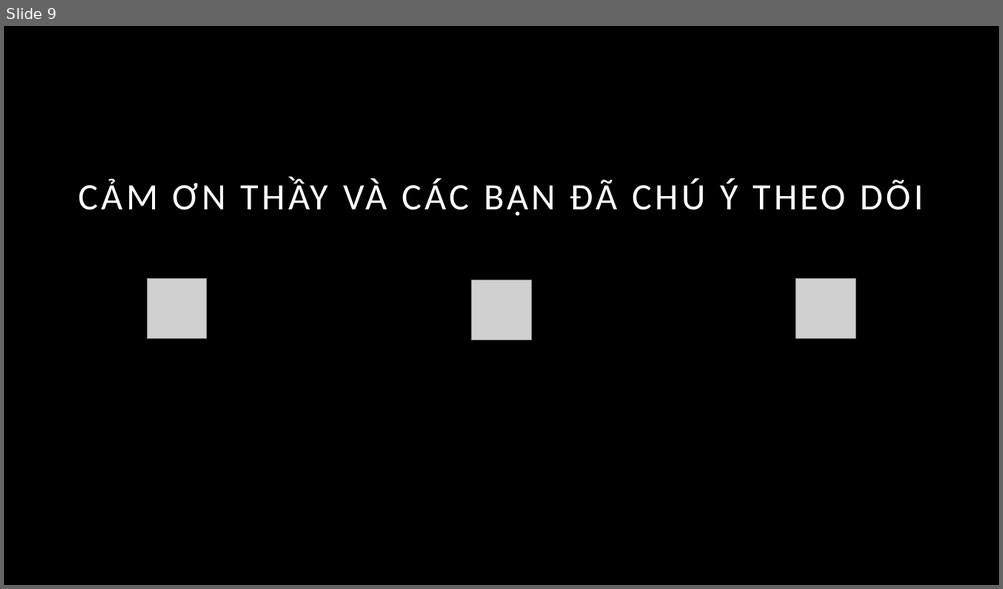
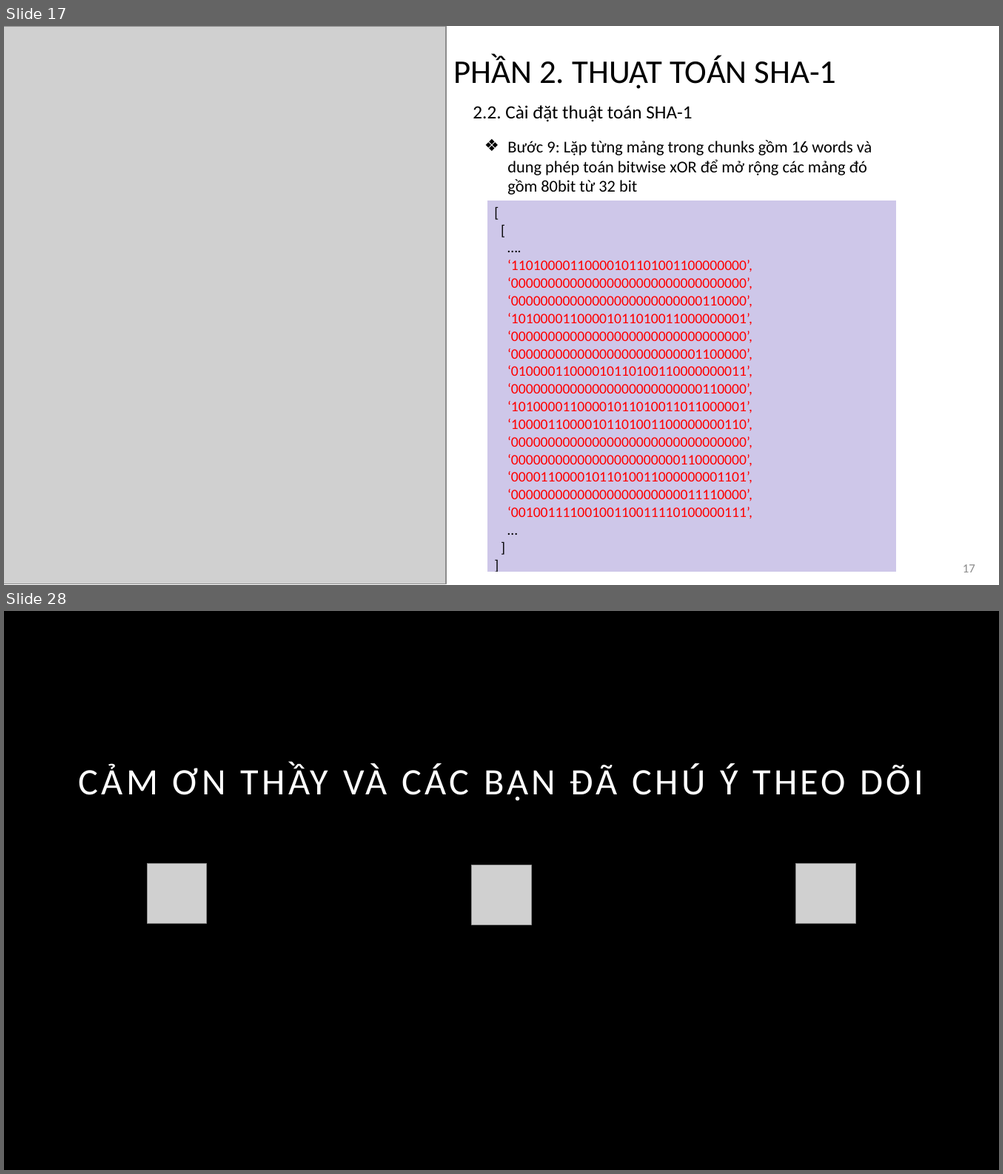
Before and after one commit to ThanhHai99/SGU_AnToanBaoMat, a slide deck: [final]_TT.pptx. Shown one above the other, each under a label of ours: slide 9 before the commit, slides 17 and 28 after it; the slides between them are not shown. The pictures are 1003x589 and 1003x1174 pixels, drawn with LibreOffice and Linux fonts; fonts in the diff are those of the drawing; grey boxes stand for pictures; background and template pictures are left out. Boxes give left, top, right and bottom in pixels: in the first picture for what was removed or moved away, otherwise in the second. Text is boxed around its words. In the diff, an @@ line names an element or a change of style, - is before the commit and + after.

```diff
--- a/[final]_TT.pptx
+++ b/[final]_TT.pptx
@@ slide 17 added at bbox=[4, 26, 999, 585], background #FFFFFF @@
@@ picture added at bbox=[4, 26, 446, 585] @@
@@ title added at bbox=[453, 56, 836, 89], 32 pt, text #000000 @@
+PHẦN 2. THUẬT TOÁN SHA-1
@@ text added at bbox=[472, 105, 691, 122], 18 pt, text #000000 @@
+2.2. Cài đặt thuật toán SHA-1
@@ text added at bbox=[507, 140, 871, 195], 16 pt, text #000000 @@
+❖ Bước 9: Lặp từng mảng trong chunks gồm 16 words và dung phép toán bitwise xOR để mở rộng các mảng đó gồm 80bit từ 32 bit
@@ table added at bbox=[486, 201, 896, 574], 1 rows, 1 columns @@
+[ / [ / …. / ‘11010000110000101101001100000000’, / ‘00000000000000000000000000000000’, / ‘00000000000000000000000000110000’, / ‘10100001100001011010011000000001’, / ‘00000000000000000000000000000000’, / ‘00000000000000000000000001100000’, / ‘01000011000010110100110000000011’, / ‘00000000000000000000000000110000’, / ‘10100001100001011010011011000001’, / ‘10000110000101101001100000000110’, / ‘00000000000000000000000000000000’, / ‘00000000000000000000000110000000’, / ‘00001100001011010011000000001101’, / ‘00000000000000000000000011110000’, / ‘00100111100100110011110100000111’, / … / ] / ]
@@ page number added at bbox=[962, 565, 975, 573], 12 pt, text #8C8C8C @@
+17
@@ what was slide 9 is now slide 28 @@
```
Also in this commit, not shown: 2 slides changed, 23 other slides added, 5 slides removed, 2 other files.
